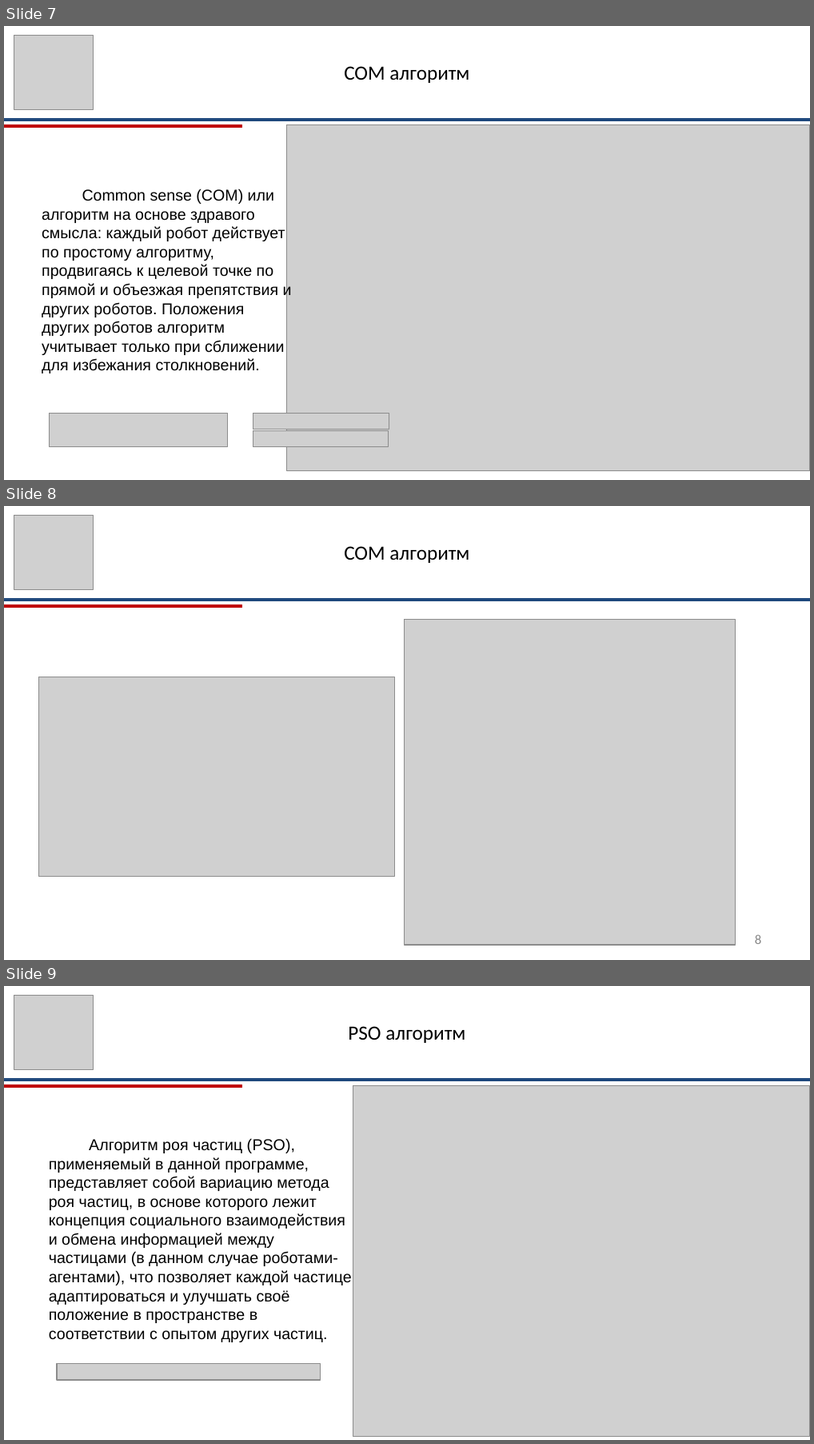
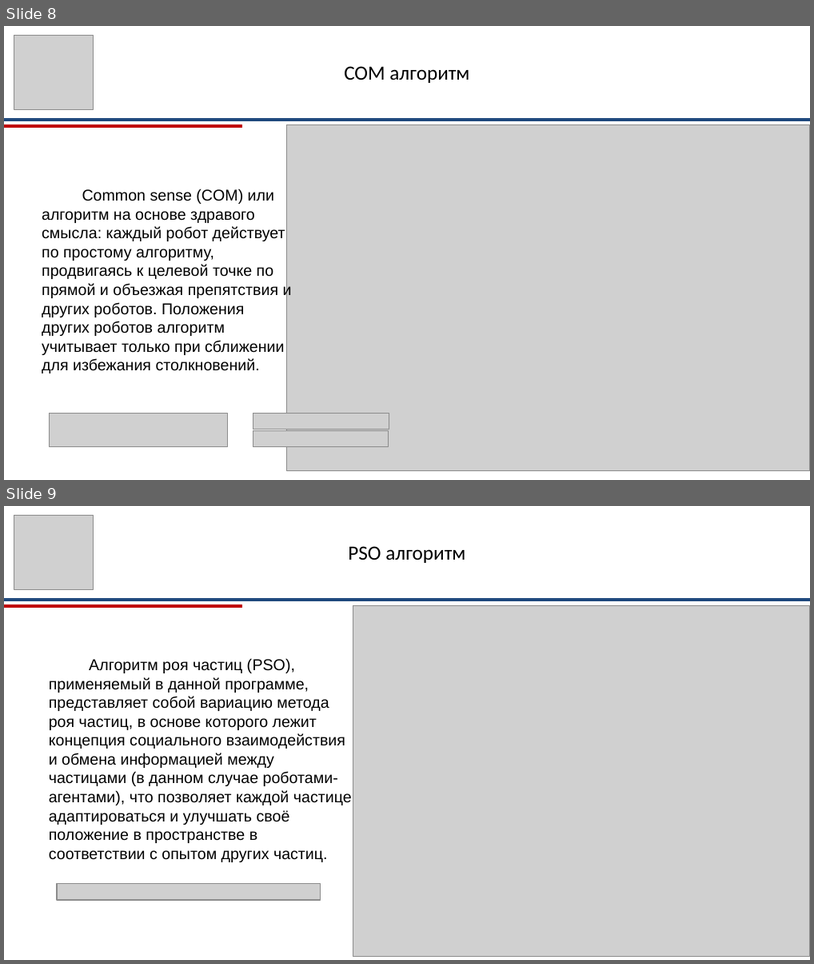
Before and after one commit to RazorvinAndrey/robot_vkr_razorvin, a slide deck: arhive/ВКР_Разорвин_презентация.pptx. Shown one above the other, each under a label of ours: slides 7, 8 and 9 before the commit, slides 8 and 9 after it. The pictures are 814x1444 and 814x964 pixels, drawn with LibreOffice and Linux fonts; fonts in the diff are those of the drawing; grey boxes stand for pictures. Boxes give left, top, right and bottom in pixels: in the first picture for what was removed or moved away, otherwise in the second. Text is boxed around its words. In the diff, an @@ line names an element or a change of style, - is before the commit and + after.

```diff
--- a/arhive/ВКР_Разорвин_презентация.pptx
+++ b/arhive/ВКР_Разорвин_презентация.pptx
@@ slide 8 removed at box(4, 506, 810, 960), background #FFFFFF @@
@@ picture removed at box(14, 515, 93, 589) @@
@@ text removed at box(344, 546, 470, 563) @@
-COM алгоритм
@@ line removed from (4, 600) to (810, 600) @@
@@ line removed from (4, 606) to (242, 606) @@
@@ picture removed at box(405, 619, 735, 944) @@
@@ picture removed at box(38, 677, 395, 876) @@
@@ page number removed at box(755, 934, 762, 944) @@
-8
@@ what was slide 7 is now slide 8 @@
```
Also in this commit, not shown: 5 slides changed, 4 slides added, 3 other slides removed, 8 other files.
